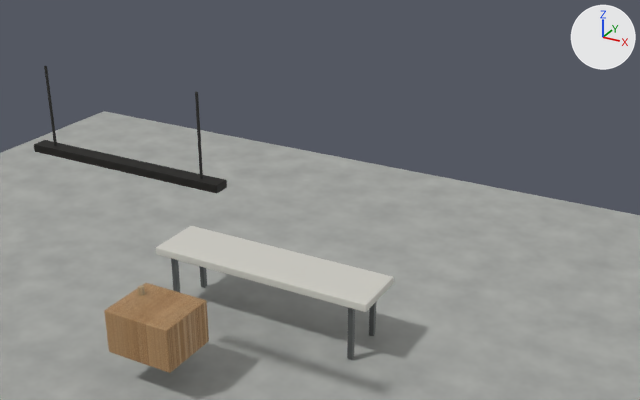
One commit to the Blender file assets/blender/templates/simtool_lab.blend: the scene before it, then after it.
Rendered twice from a 50 mm lens placed at (3.14, -3.63, 3.28), pointed at (0.63, 0.93, 1.0). Lighting does not change. The marker at upper right points along +X, +Y and +Z. The picture after the commit comes second.

The older version as bpy lines, for what is in view:
```python
ob_overhead_strip_cable_0_6 = bpy.data.objects.new('overhead_strip_cable_0.6', me_cube_004)
ob_overhead_strip_cable_0_6.location = (0.58, -0.24, 1.78)
ob_overhead_strip_cable__0_4 = bpy.data.objects.new('overhead_strip_cable_-0.4', me_cube_003)
ob_overhead_strip_cable__0_4.location = (-0.42, -0.24, 1.78)
ob_overhead_strip_housing = bpy.data.objects.new('overhead_strip_housing', me_cube_001)
ob_overhead_strip_housing.location = (0.08, -0.24, 1.54)
ob_table = bpy.data.objects.new('table', me_cube_005)
ob_table.location = (0.0, 0.0, 0.38)
# also in view: 'rear_workbench_top' at (0.25, 0.92, 0.44); 'floor' at (0.0, 0.0, 0.0)
```
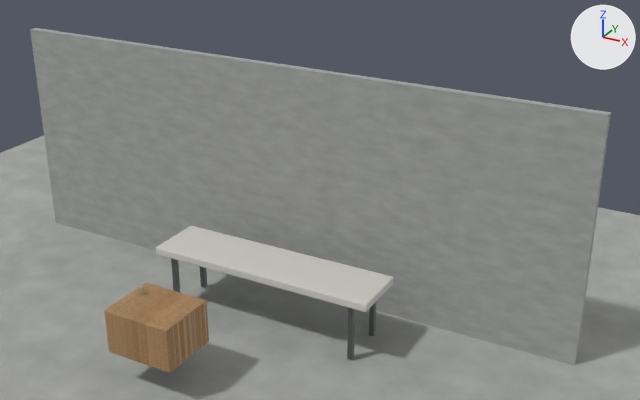
Location of each change, [x1, y1, x2, y2] in pixels of the pictures (640 x 400 px):
'clean_back_wall', added
    after: [30, 28, 611, 365]
'overhead_strip_housing', deleted (black)
    before: [34, 140, 227, 194]
'overhead_strip_cable_0.6', deleted
    before: [195, 91, 203, 179]
'overhead_strip_cable_-0.4', deleted
    before: [44, 66, 57, 146]

The change, as a list of edits to the scene's bpy script:
```text
Add mat_clean_back_wall_matte:
    mat_clean_back_wall_matte = bpy.data.materials.new('clean_back_wall_matte')
    # nodes: BsdfPrincipled, Bump, OutputMaterial, TexNoise, ValToRGB
    # colours: white #e7e7e7, white #fafafa, grey #909390, grey #b6b8b5
Add me_cube_003_1:
    me_cube_003_1.from_pydata(...)  # a box spanning x -2.25..2.25, y -0.03..0.03, z -0.88..0.88
    me_cube_003_1.materials.append(mat_clean_back_wall_matte)
Remove ob_overhead_strip_housing:
    ob_overhead_strip_housing = bpy.data.objects.new('overhead_strip_housing', me_cube_001)
    ob_overhead_strip_housing.location = (0.08, -0.24, 1.54)
    _m = ob_overhead_strip_housing.modifiers.new('softened_edges', 'BEVEL')
    _m.width = 0.004
    _m.width_pct = 0.004
    _m.segments = 2
    _m = ob_overhead_strip_housing.modifiers.new('weighted_normals', 'WEIGHTED_NORMAL')
Remove ob_overhead_strip_cable__0_4:
    ob_overhead_strip_cable__0_4 = bpy.data.objects.new('overhead_strip_cable_-0.4', me_cube_003)
    ob_overhead_strip_cable__0_4.location = (-0.42, -0.24, 1.78)
    _m = ob_overhead_strip_cable__0_4.modifiers.new('softened_edges', 'BEVEL')
    _m.width = 0.002
    _m.width_pct = 0.002
    _m.segments = 2
    _m = ob_overhead_strip_cable__0_4.modifiers.new('weighted_normals', 'WEIGHTED_NORMAL')
Remove ob_overhead_strip_cable_0_6:
    ob_overhead_strip_cable_0_6 = bpy.data.objects.new('overhead_strip_cable_0.6', me_cube_004)
    ob_overhead_strip_cable_0_6.location = (0.58, -0.24, 1.78)
    _m = ob_overhead_strip_cable_0_6.modifiers.new('softened_edges', 'BEVEL')
    _m.width = 0.002
    _m.width_pct = 0.002
    _m.segments = 2
    _m = ob_overhead_strip_cable_0_6.modifiers.new('weighted_normals', 'WEIGHTED_NORMAL')
Add ob_clean_back_wall:
    ob_clean_back_wall = bpy.data.objects.new('clean_back_wall', me_cube_003_1)
    ob_clean_back_wall.location = (0.0, 1.42, 0.82)
```
